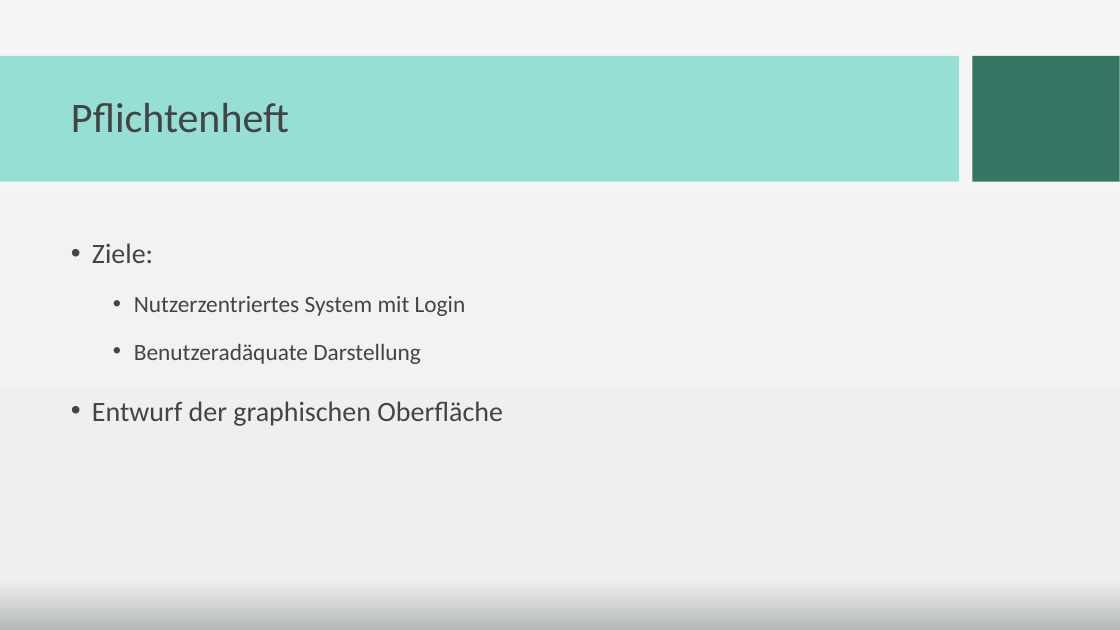
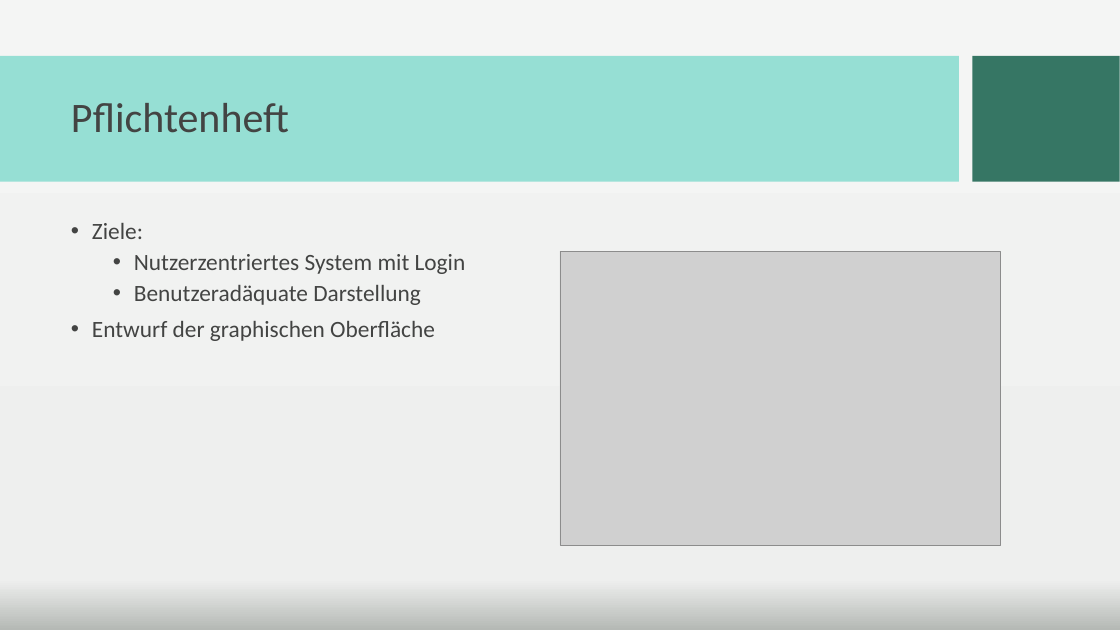
Before and after one commit to PSE-WS1617-IPD-Workflow/PSE_WS1617_IPD_Boehm_Studienplan, a slide deck: slide 3 of Abschlusspräsentation/Praesentation_newdesign.pptx. Drawn at 1120x630 pixels with LibreOffice and Linux fonts; fonts in the diff are those of the drawing; grey boxes stand for pictures; background and template pictures are left out. Boxes give left, top, right and bottom in pixels: in the first picture for what was removed or moved away, otherwise in the second. Text is boxed around its words. In the diff, an @@ line names an element or a change of style, - is before the commit and + after.

```diff
--- a/Abschlusspräsentation/Praesentation_newdesign.pptx
+++ b/Abschlusspräsentation/Praesentation_newdesign.pptx
@@ text "Ziele:" at <box>92,223,466,341</box>: size 24 to 20 pt in "Ziele:", "Entwurf der graphischen Oberfläche"; line spacing 1.5 to 0.9 @@
@@ picture added at <box>560,251,1001,545</box> @@
```
Also in this commit, not shown: 2 other slides changed, 7 slides added, 2 slides removed.
